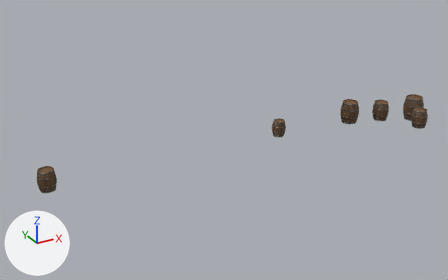
The glTF model assets/models/tavern/optimized/tavern_props.gltf as it was, and as the next commit left it.
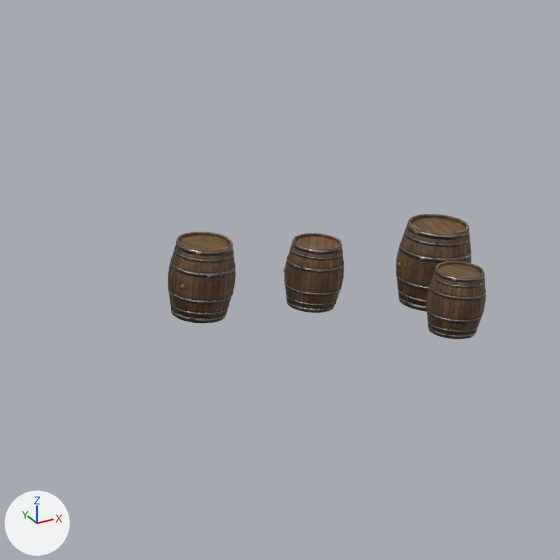
The first picture shows the older version from a 50 mm camera at (-0.5, -29.7, 21.3) aimed at (15.0, -1.6, 7.3). The close-ups show the older and then the newer version on the part from 66% to 100% of the width and 13% to 68% of the height of that picture. Only the edits that show in the close-ups are written down. The lights are fixed; the arrows at lower left show +X, +Y and +Z.

Names of what the first close-up shows: 'wine_barrel_01.001', 'wine_barrel_01.002', 'wine_barrel_01.003', 'wine_barrel_01.006', 'wine_barrel_01_Lid.002', 'wine_barrel_01_Lid.003', 'wine_barrel_01_Lid.006', 'wine_barrel_01_bung.006' and 1 more.
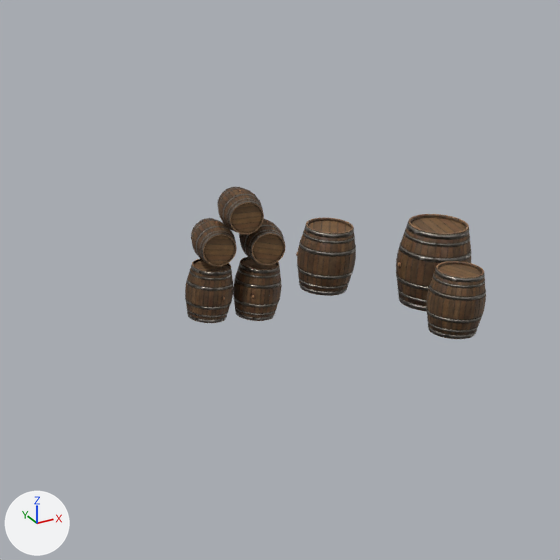
Changed parts and their boxes (x1, y1, x2, y2) in the close-ups (560 x 560 px):
'wine_barrel_01.003', moved: before (284, 233, 344, 313); after (297, 218, 356, 296)
'wine_barrel_01.006', deleted (brown): before (168, 232, 236, 323)
'Yard props cask 7', added (brown): after (185, 259, 234, 323)
'Yard props cask 8', added (brown): after (233, 257, 282, 321)
'Yard props cask 11', added (brown): after (217, 186, 264, 234)
'Yard props cask 9', added (brown): after (191, 218, 237, 266)
'Yard props cask 10', added (brown): after (239, 219, 285, 265)
'wine_barrel_01_Lid.003', moved: before (295, 236, 339, 249); after (308, 220, 351, 233)
'wine_barrel_01_Lid.006', deleted (brown): before (180, 235, 230, 250)
'wine_barrel_01_bung.006', deleted: before (181, 284, 185, 288)

The change, as a diff of the scene's bpy script:
```diff
--- a/assets/models/tavern/optimized/tavern_props.gltf.py
+++ b/assets/models/tavern/optimized/tavern_props.gltf.py
@@ me_yard_props_barrel_lod @@
+me_yard_props_barrel_lod.from_pydata(...)  # 2664 vertices, 2199 faces; spans x -0.37..0.37, y -0.376..0.377, z 0.001..0.871
+me_yard_props_barrel_lod.materials.append(mat_wine_barrel_01)
@@ ob_wine_barrel_01_003 @@
 ob_wine_barrel_01_003 = bpy.data.objects.new('wine_barrel_01.003', me_plane_006)
-ob_wine_barrel_01_003.location = (26.01, -2.12, 6.6)
+ob_wine_barrel_01_003.location = (26.76, -1.61, 6.6)
 ob_wine_barrel_01_003.rotation_euler = (0.0, 0.0, -2.323)  # degrees (0, 0, -133)
@@ ob_wine_barrel_01_006 @@
-ob_wine_barrel_01_006 = bpy.data.objects.new('wine_barrel_01.006', me_plane_006)
-ob_wine_barrel_01_006.location = (24.01, -1.51, 6.6)
-ob_wine_barrel_01_006.rotation_euler = (0.0, 0.0, -1.265)  # degrees (0, 0, -72)
-ob_wine_barrel_01_006.scale = (1.54, 1.54, 1.54)
@@ ob_wine_barrel_01_bung_006 @@
-ob_wine_barrel_01_bung_006 = bpy.data.objects.new('wine_barrel_01_bung.006', me_cylinder_014)
-ob_wine_barrel_01_bung_006.location = (24.01, -1.51, 6.6)
-ob_wine_barrel_01_bung_006.rotation_euler = (0.0, 0.0, -1.265)  # degrees (0, 0, -72)
-ob_wine_barrel_01_bung_006.scale = (1.54, 1.54, 1.54)
@@ ob_wine_barrel_01_lid_003 @@
 ob_wine_barrel_01_lid_003 = bpy.data.objects.new('wine_barrel_01_Lid.003', me_diametersmall_012)
-ob_wine_barrel_01_lid_003.location = (26.01, -2.12, 6.6)
+ob_wine_barrel_01_lid_003.location = (26.76, -1.61, 6.6)
 ob_wine_barrel_01_lid_003.rotation_euler = (0.0, 0.0, -2.323)  # degrees (0, 0, -133)
@@ ob_wine_barrel_01_lid_006 @@
-ob_wine_barrel_01_lid_006 = bpy.data.objects.new('wine_barrel_01_Lid.006', me_diametersmall_012)
-ob_wine_barrel_01_lid_006.location = (24.01, -1.51, 6.6)
-ob_wine_barrel_01_lid_006.rotation_euler = (0.0, 0.0, -1.265)  # degrees (0, 0, -72)
-ob_wine_barrel_01_lid_006.scale = (1.54, 1.54, 1.54)
@@ ob_yard_props_cask_11 @@
+ob_yard_props_cask_11 = bpy.data.objects.new('Yard props cask 11', me_yard_props_barrel_lod)
+ob_yard_props_cask_11.location = (24.61, -1.48, 8.53)
+ob_yard_props_cask_11.rotation_euler = (-1.571, 0.0973, 2.705)  # degrees (-90, 5.6, 155)
+ob_yard_props_cask_11.scale = (0.95, 0.95, 0.95)
@@ ob_yard_props_cask_10 @@
+ob_yard_props_cask_10 = bpy.data.objects.new('Yard props cask 10', me_yard_props_barrel_lod)
+ob_yard_props_cask_10.location = (25.0, -1.66, 7.97)
+ob_yard_props_cask_10.rotation_euler = (-1.571, -0.161, 2.705)  # degrees (-90, -9.2, 155)
+ob_yard_props_cask_10.scale = (0.95, 0.95, 0.95)
@@ ob_yard_props_cask_9 @@
+ob_yard_props_cask_9 = bpy.data.objects.new('Yard props cask 9', me_yard_props_barrel_lod)
+ob_yard_props_cask_9.location = (24.24, -1.3, 7.97)
+ob_yard_props_cask_9.rotation_euler = (-1.571, -0.0442, 2.705)  # degrees (-90, -2.5, 155)
+ob_yard_props_cask_9.scale = (0.95, 0.95, 0.95)
@@ ob_yard_props_cask_8 @@
+ob_yard_props_cask_8 = bpy.data.objects.new('Yard props cask 8', me_yard_props_barrel_lod)
+ob_yard_props_cask_8.location = (24.85, -2.01, 6.6)
+ob_yard_props_cask_8.rotation_euler = (0.0, 0.0, -0.89)  # degrees (0, 0, -51)
+ob_yard_props_cask_8.scale = (1.09, 1.09, 1.09)
@@ ob_yard_props_cask_7 @@
+ob_yard_props_cask_7 = bpy.data.objects.new('Yard props cask 7', me_yard_props_barrel_lod)
+ob_yard_props_cask_7.location = (24.06, -1.69, 6.6)
+ob_yard_props_cask_7.rotation_euler = (0.0, 0.0, -0.0505)  # degrees (0, 0, -2.9)
+ob_yard_props_cask_7.scale = (1.09, 1.09, 1.09)
```
